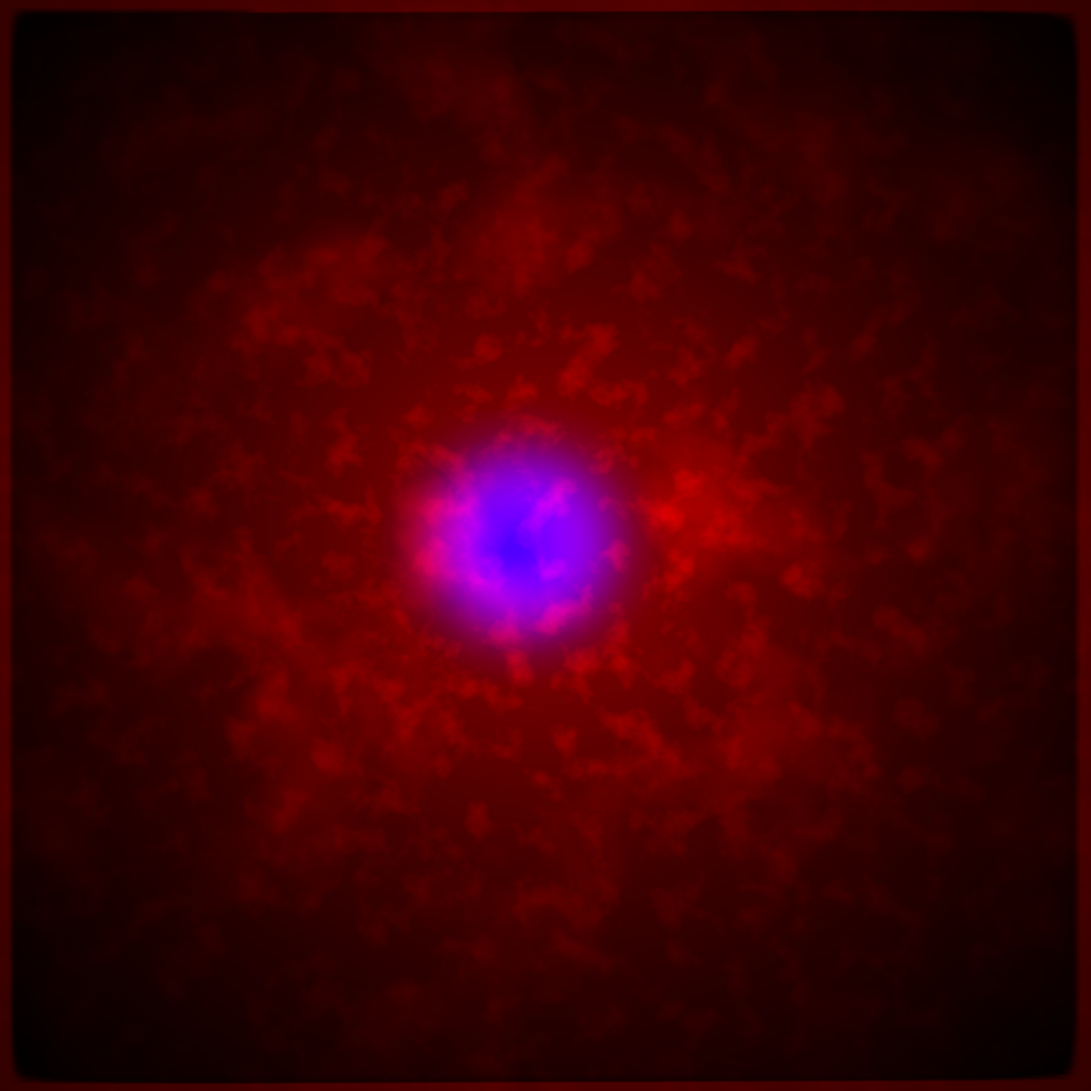
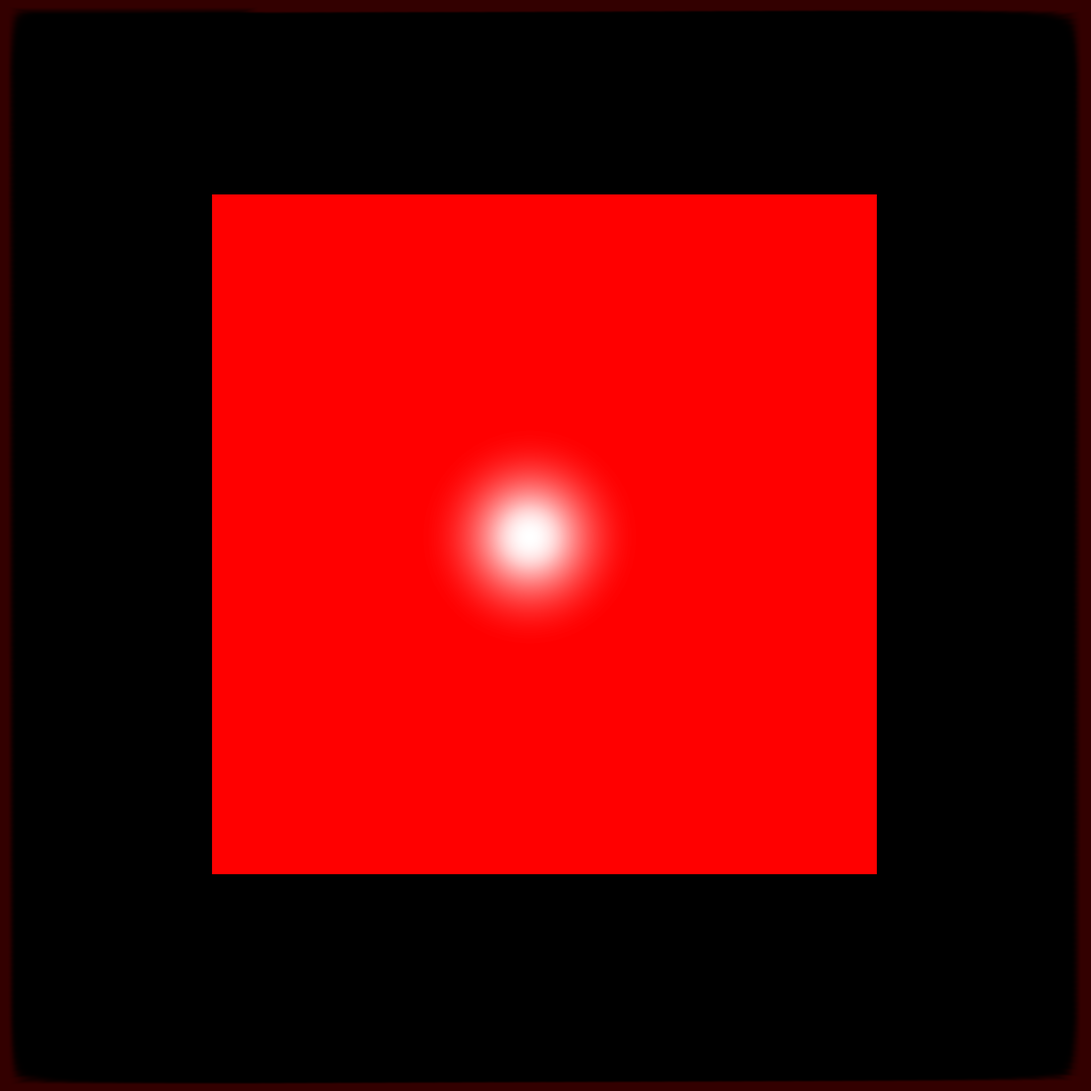
The second 1091px x 1091px image is a revision of the first. Changes to its layers:
painted on "Layer" over left=212, top=397, right=669, bottom=690
painted on "Background" over left=0, top=0, right=1091, bottom=1091
